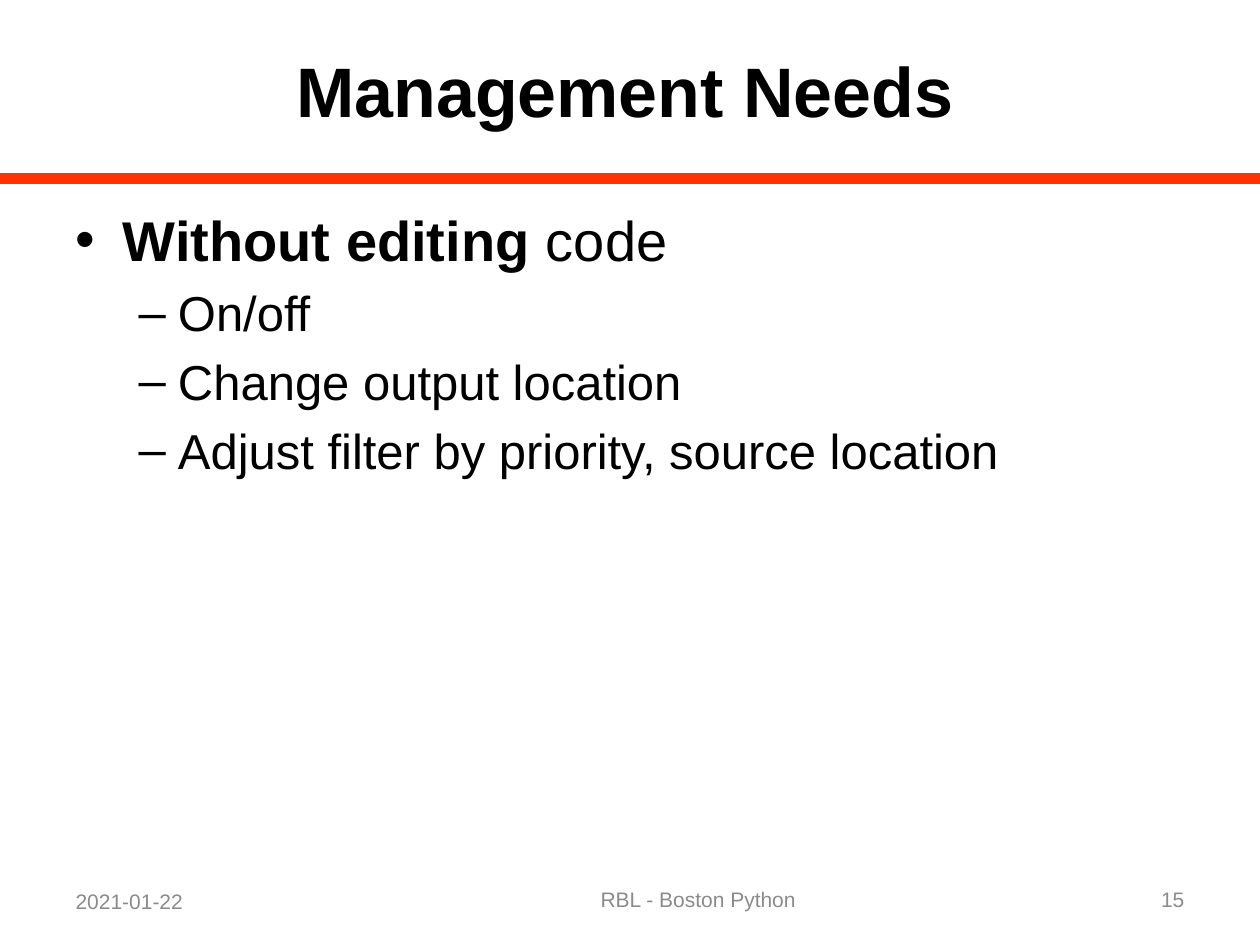
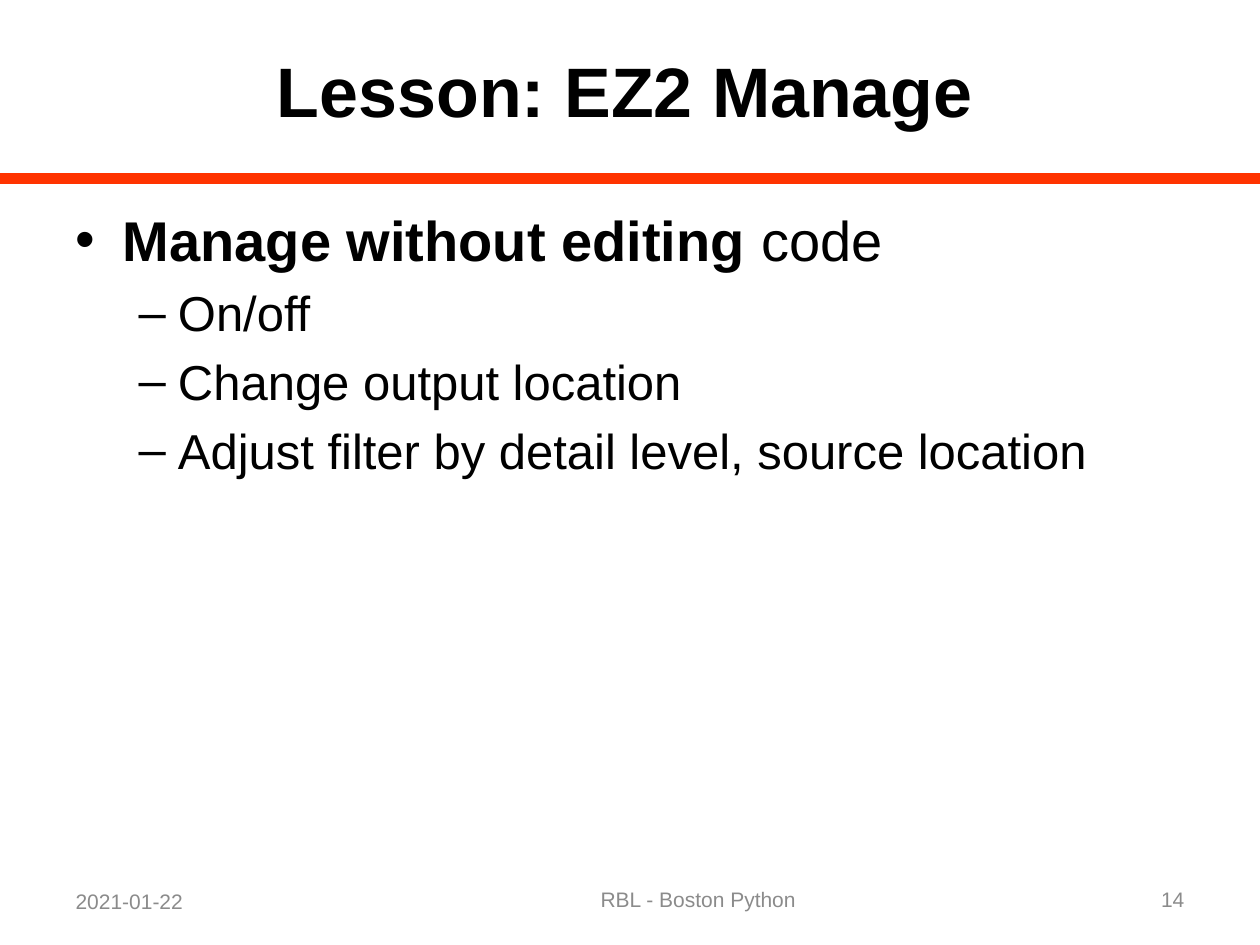
Before and after one commit to rblandau/NewTrace, a slide deck: slide 14 of docs/OfflineDebugging/A Dinosaur and a Python 04.pptx (slide 15 before the commit). Drawn at 1260x945 pixels with LibreOffice and Linux fonts; fonts in the diff are those of the drawing. Boxes give left, top, right and bottom in pixels: in the first picture for what was removed or moved away, otherwise in the second. Text is boxed around its words. In the diff, an @@ line names an element or a change of style, - is before the commit and + after.

```diff
--- a/docs/OfflineDebugging/A Dinosaur and a Python 04.pptx
+++ b/docs/OfflineDebugging/A Dinosaur and a Python 04.pptx
@@ title at box(277, 68, 972, 130): text changed @@
-Management Needs
+Lesson: EZ2 Manage
@@ text at box(123, 220, 882, 272): text changed @@
-• Without editing code
+• Manage without editing code
@@ text at box(178, 433, 1087, 479): text changed @@
-  – Adjust filter by priority, source location
+  – Adjust filter by detail level, source location
@@ page number at box(1161, 892, 1184, 907): text changed @@
-15
+14
```
Also in this commit, not shown: 24 other slides changed, 1 slide removed, 5 other files.
